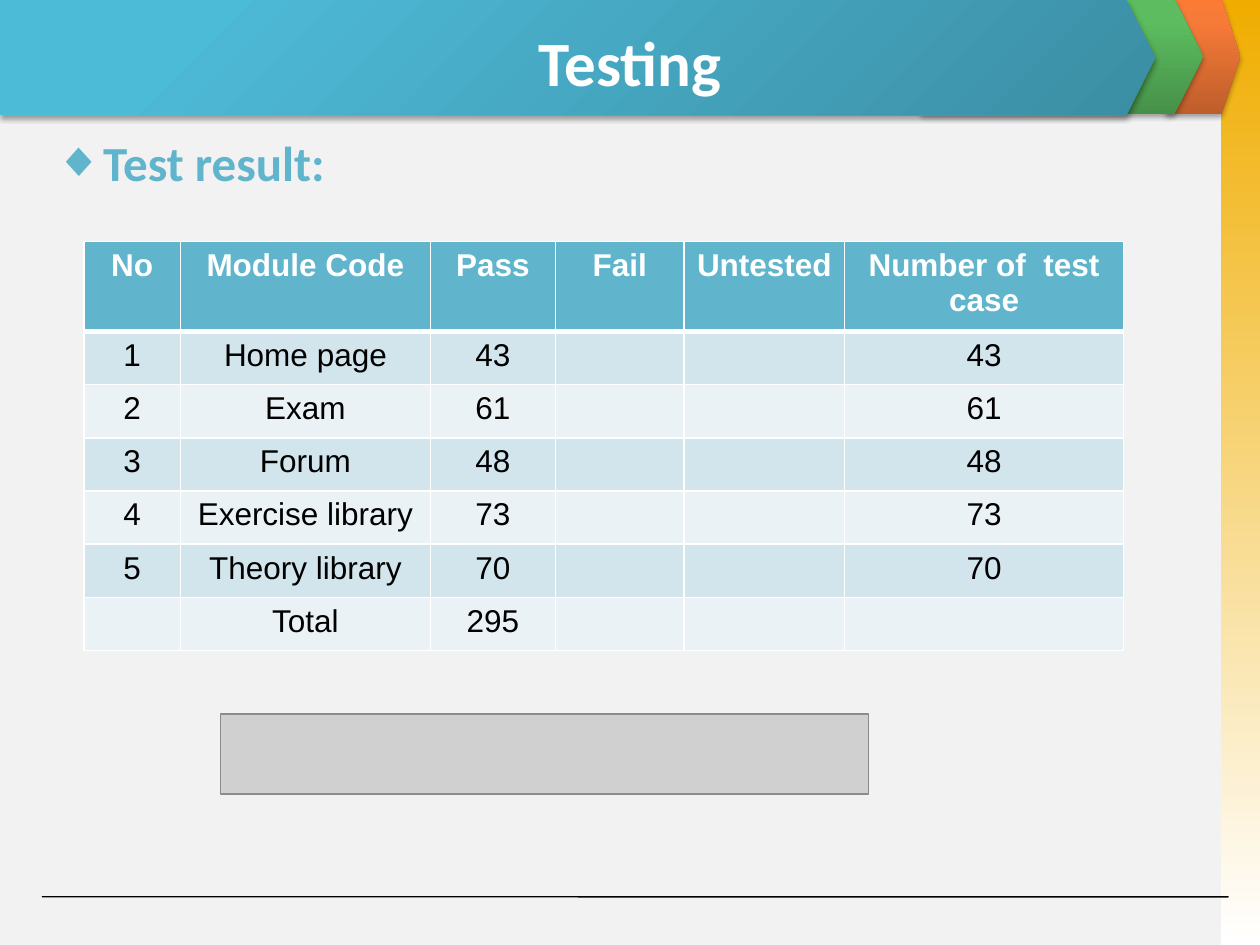
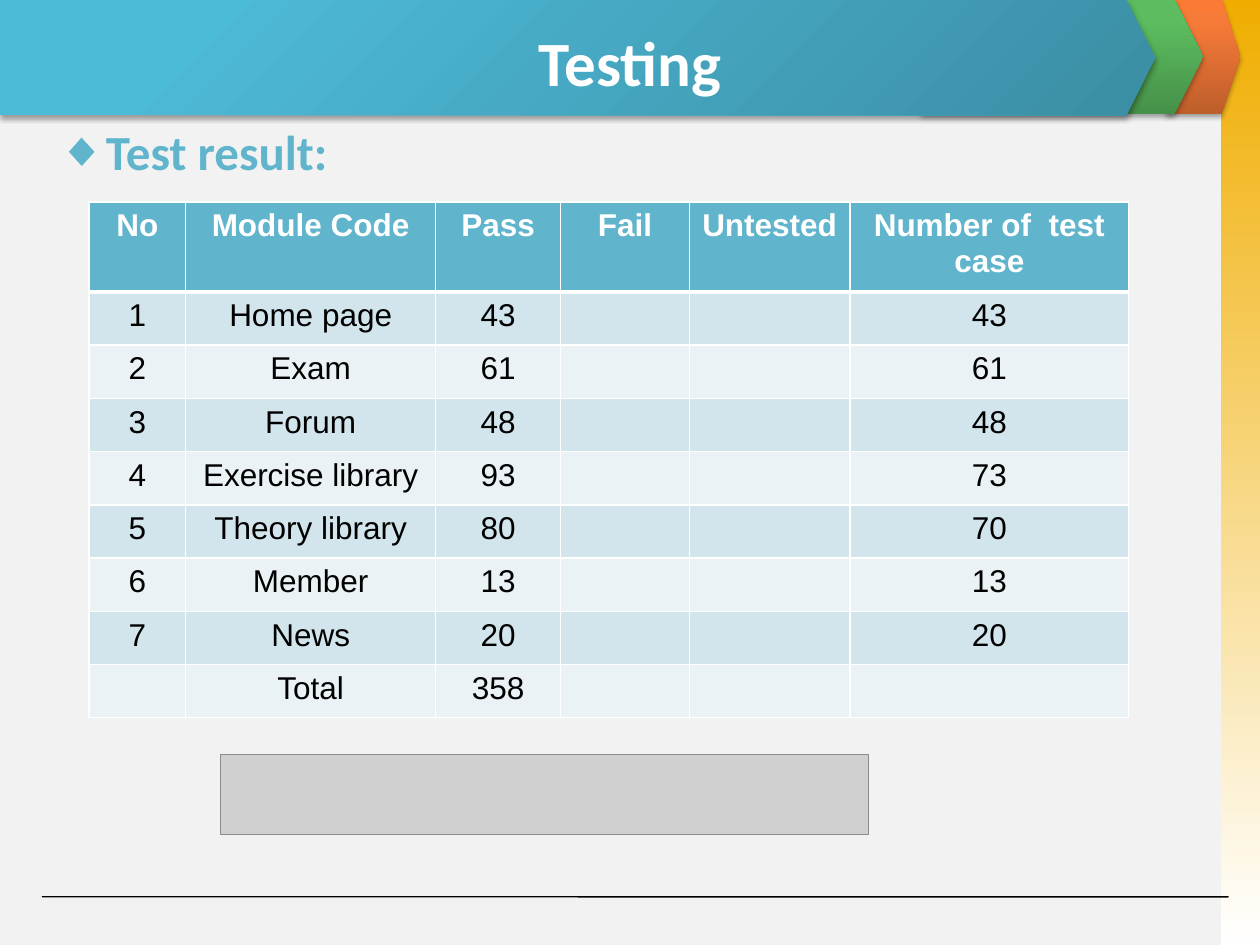
Before and after one commit to invisibleghost/e-learning-website, a slide deck: slide 30 of Document/Final report/Slide Present E-Learning.pptx (slide 29 before the commit). Drawn at 1260x945 pixels with LibreOffice and Linux fonts; fonts in the diff are those of the drawing; grey boxes stand for pictures. Boxes give left, top, right and bottom in pixels: in the first picture for what was removed or moved away, otherwise in the second. Text is boxed around its words. In the diff, an @@ line names an element or a change of style, - is before the commit and + after.

```diff
--- a/Document/Final report/Slide Present E-Learning.pptx
+++ b/Document/Final report/Slide Present E-Learning.pptx
@@ text "Test result:": place and size @@
-text "Test result:" at (103,146,325,182)
+text "Test result:" at (106,135,328,171)
@@ table at (89,202,1129,718) @@
-row 5: 4 | Exercise library | 73 |  |  | 73
-row 6: 5 | Theory library | 70 |  |  | 70
-row 7:  | Total | 295 |  |  | 
+row 5: 4 | Exercise library | 93 |  |  | 73
+row 6: 5 | Theory library | 80 |  |  | 70
+row 7: 6 | Member | 13 |  |  | 13
+row 8: 7 | News | 20 |  |  | 20
+row 9:  | Total | 358 |  |  | 
@@ table: place and size @@
-table at (84,242,1124,651)
+table at (89,202,1129,718)
@@ picture: place and size @@
-picture at (220,714,869,795)
+picture at (220,755,869,835)
```
Also in this commit, not shown: 8 other slides changed, 2 slides added, 1 slide removed.
